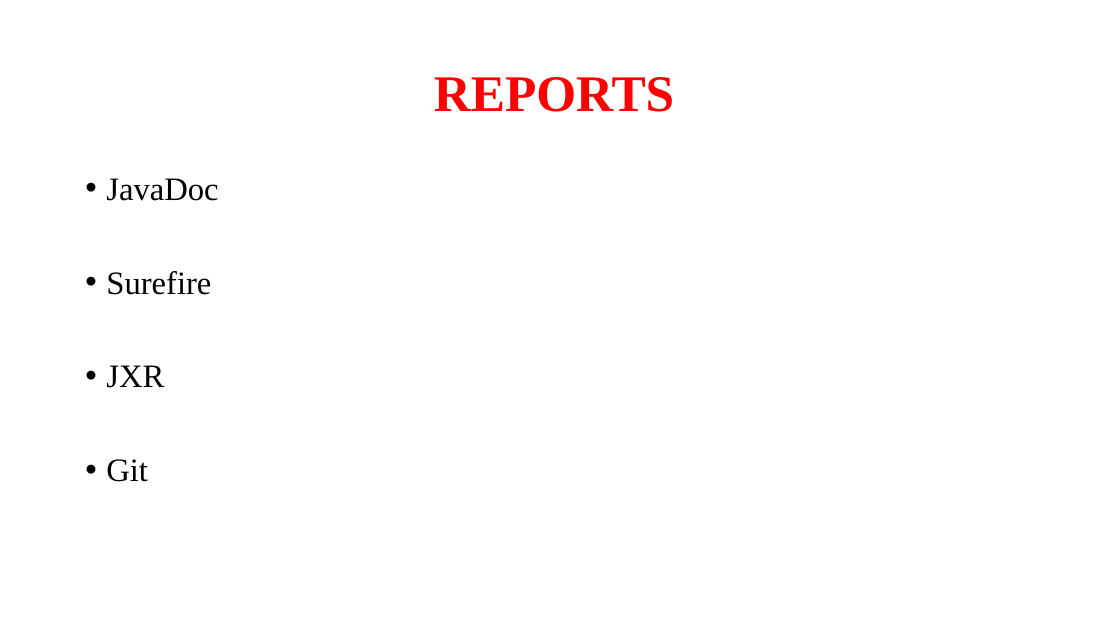
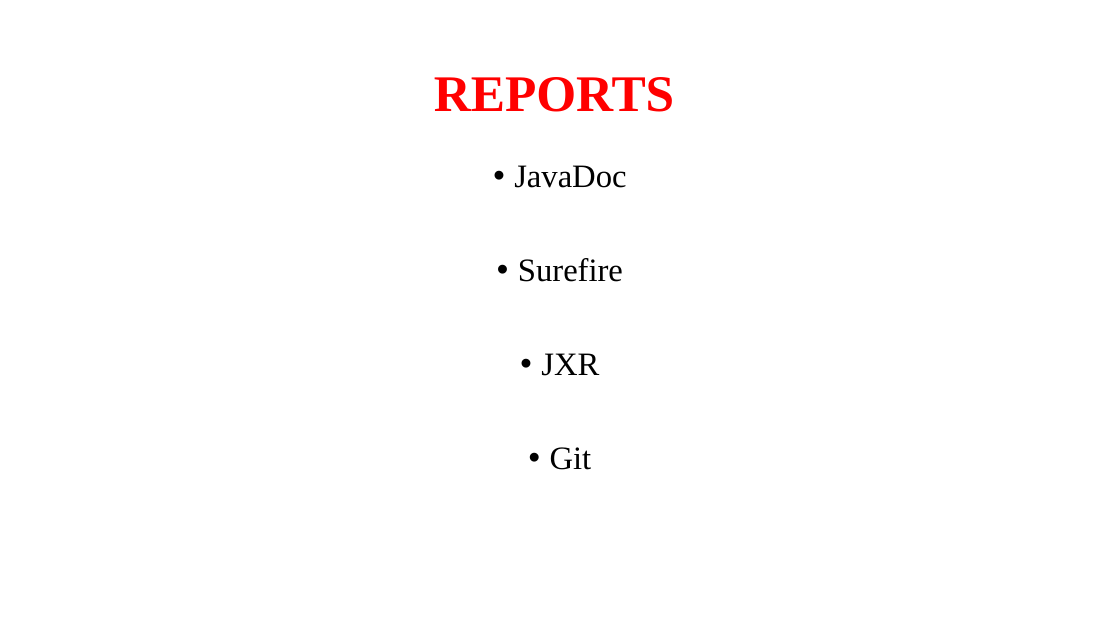
Before and after one commit to NGUESSIE-FABIOLA/BoulderDash, a slide deck: slide 13 of masterpom/PROJET UML.pptx (slide 9 before the commit). Drawn at 1120x630 pixels with LibreOffice and Linux fonts; fonts in the diff are those of the drawing. Boxes give left, top, right and bottom in pixels: in the first picture for what was removed or moved away, otherwise in the second. Text is boxed around its words. In the diff, an @@ line names an element or a change of style, - is before the commit and + after.

```diff
--- a/masterpom/PROJET UML.pptx
+++ b/masterpom/PROJET UML.pptx
@@ text "JavaDoc": place and size @@
-text "JavaDoc" at <box>106,178,218,482</box>
+text "JavaDoc" at <box>514,165,626,470</box>
@@ text "JavaDoc" at <box>514,165,626,470</box>: alignment left to centre @@
```
Also in this commit, not shown: 2 other slides changed, 4 slides added.
